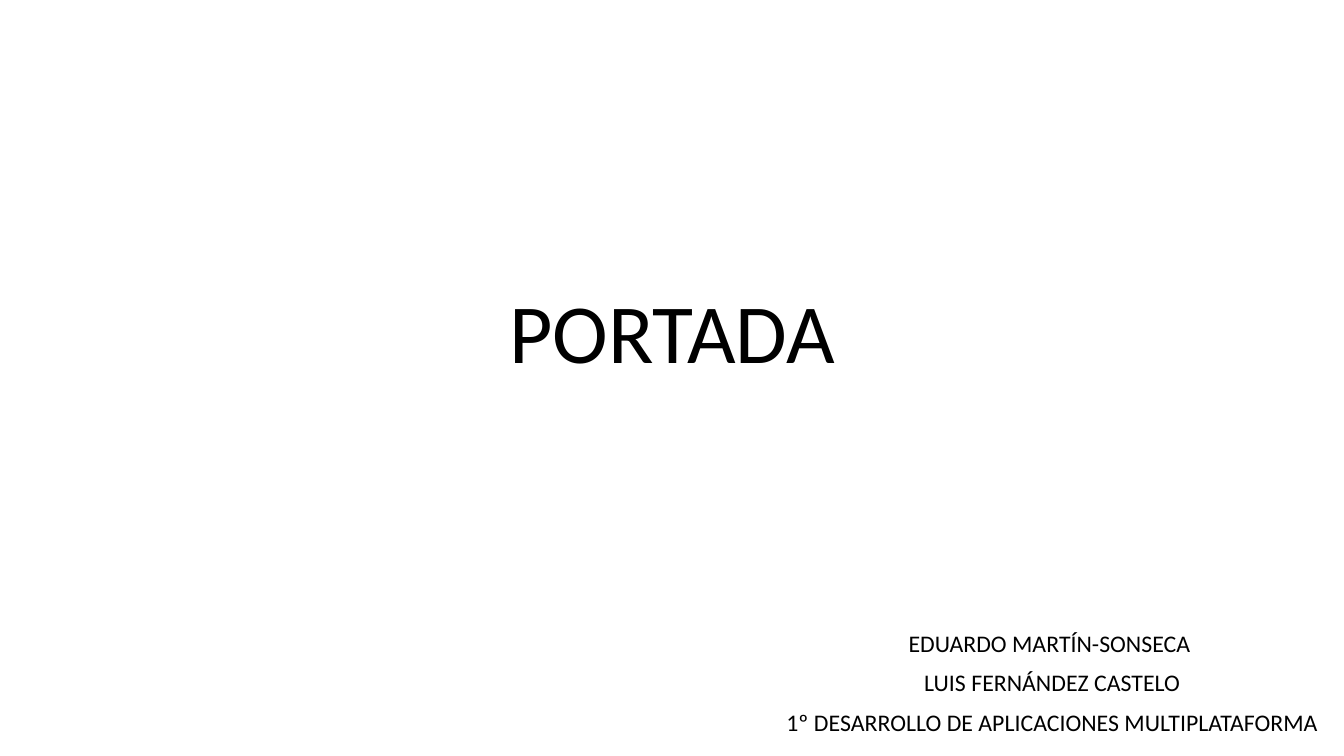
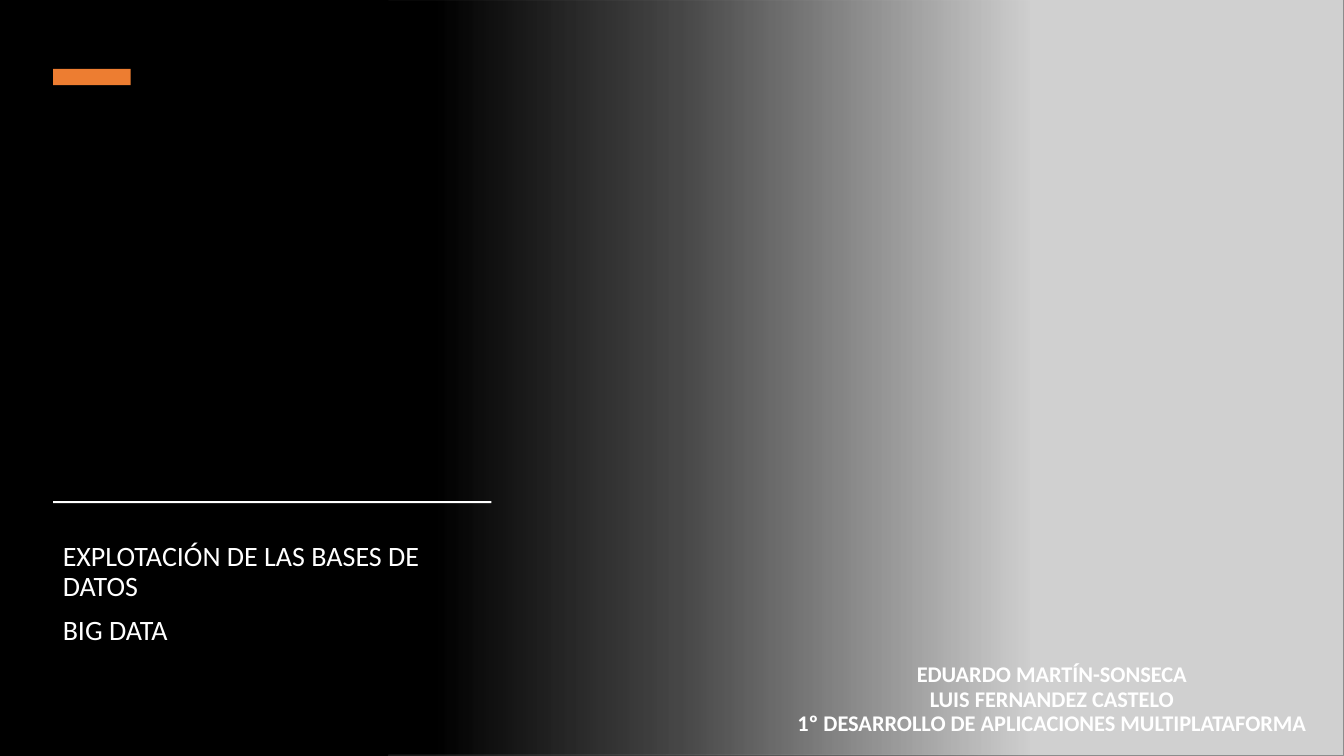
Before and after one commit to maraloeDev/Grado_SuperiorDAM, a slide deck: slide 1 of Bases de Datos/1º Evaluación/Ejercicios/Ejercicio2/Explotación de bases de datos Big Data.pptx. Drawn at 1344x756 pixels with LibreOffice and Linux fonts; fonts in the diff are those of the drawing; grey boxes stand for pictures. Boxes give left, top, right and bottom in pixels: in the first picture for what was removed or moved away, otherwise in the second. Text is boxed around its words. In the diff, an @@ line names an element or a change of style, - is before the commit and + after.

```diff
--- a/Bases de Datos/1º Evaluación/Ejercicios/Ejercicio2/Explotación de bases de datos Big Data.pptx
+++ b/Bases de Datos/1º Evaluación/Ejercicios/Ejercicio2/Explotación de bases de datos Big Data.pptx
@@ background #FFFFFF to #000000 @@
@@ rectangle added at (x1=0, y1=0, x2=1029, y2=756), fill gradient #000000 @@
@@ picture added at (x1=388, y1=0, x2=1344, y2=756) @@
@@ rectangle added at (x1=53, y1=69, x2=131, y2=85), fill #ED7D31 @@
@@ title removed at (x1=509, y1=308, x2=835, y2=364) @@
-PORTADA
@@ rectangle added at (x1=53, y1=501, x2=492, y2=503), fill #FFFFFF @@
@@ subtitle added at (x1=63, y1=543, x2=419, y2=641), 20 pt, text #FFFFFF @@
+EXPLOTACIÓN DE LAS BASES DE DATOS
+BIG DATA
@@ text "EDUARDO MARTÍN-SONSECA LUIS FERNANDEZ CASTELO ..." at (x1=797, y1=664, x2=1306, y2=731): vertical alignment top to bottom @@
@@ text at (x1=797, y1=664, x2=1306, y2=731): text changed; size 17 to 16 pt; text colour #000000 to #FFFFFF; bold on @@
-EDUARDO MARTÍN-SONSECA
-LUIS FERNÁNDEZ CASTELO
-1º DESARROLLO DE APLICACIONES MULTIPLATAFORMA
+EDUARDO MARTÍN-SONSECA
+LUIS FERNANDEZ CASTELO
+1º DESARROLLO DE APLICACIONES MULTIPLATAFORMA
```
Also in this commit, not shown: 6 slides added, 3 other files.
